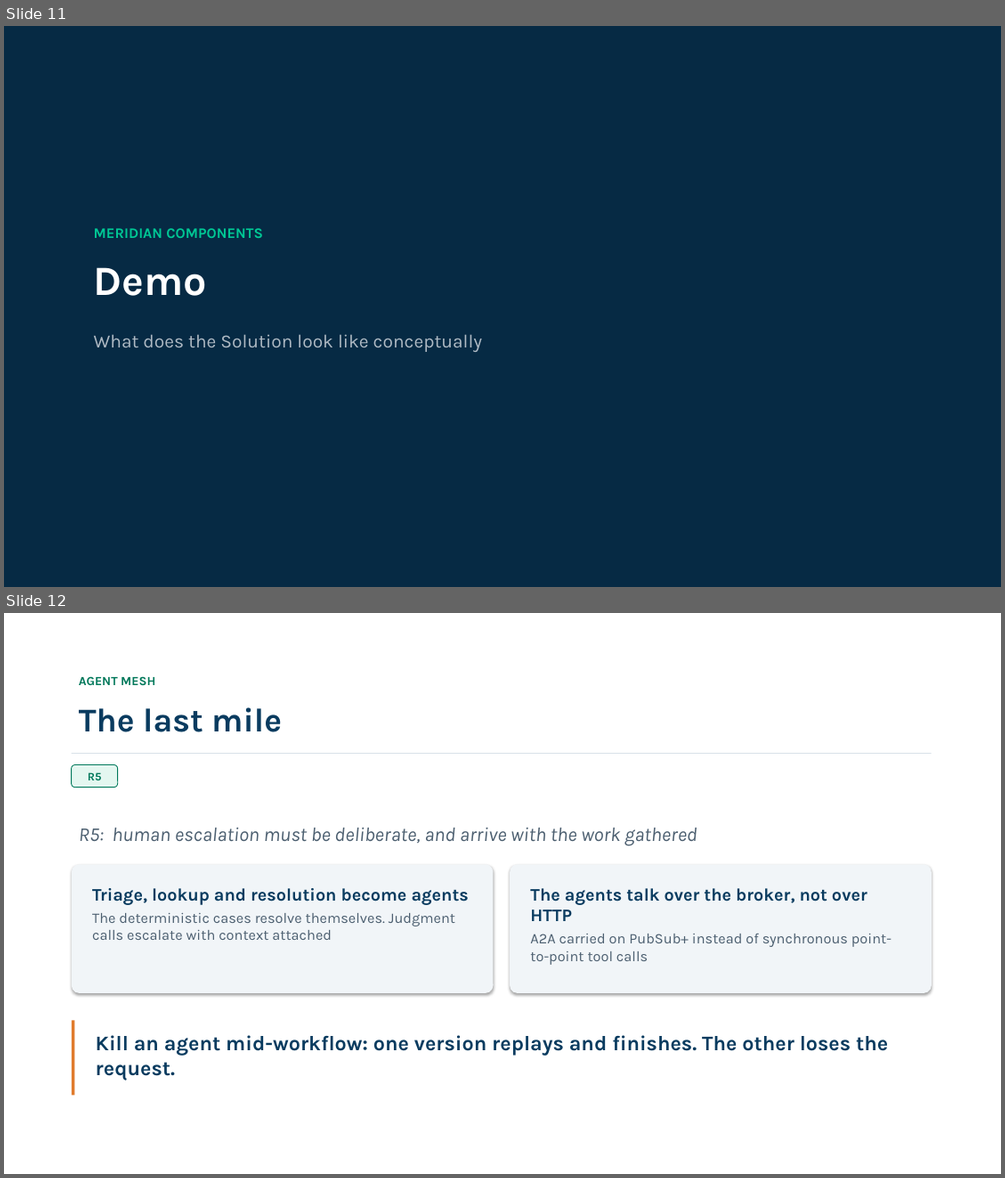
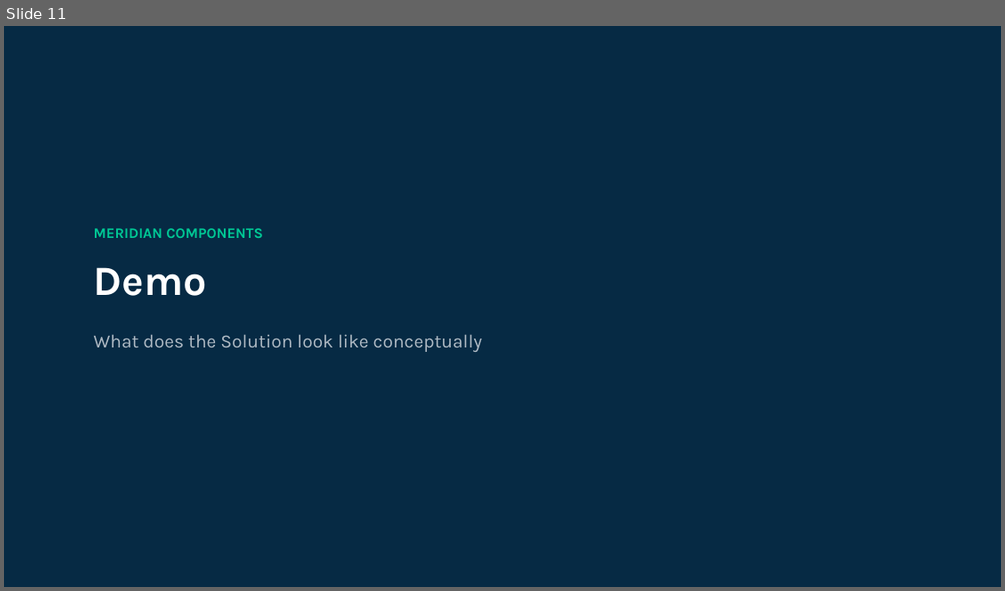
Before and after one commit to aaugust/solace-order-exceptions, a slide deck: presentation/Solace-Demo-Meridian-2026-09-04.pptx. Shown one above the other, each under a label of ours: slides 11 and 12 before the commit, slide 11 after it. The pictures are 1005x1178 and 1005x591 pixels, drawn with LibreOffice and Linux fonts; fonts in the diff are those of the drawing. Boxes give left, top, right and bottom in pixels: in the first picture for what was removed or moved away, otherwise in the second. Text is boxed around its words. In the diff, an @@ line names an element or a change of style, - is before the commit and + after.

```diff
--- a/presentation/Solace-Demo-Meridian-2026-09-04.pptx
+++ b/presentation/Solace-Demo-Meridian-2026-09-04.pptx
@@ slide 12 removed at (4, 613, 1001, 1174), background #FFFFFF @@
@@ text removed at (79, 676, 155, 685) @@
-AGENT MESH
@@ text removed at (79, 707, 282, 732) @@
-The last mile
@@ rectangle removed at (72, 753, 931, 754) @@
@@ rounded rectangle removed at (72, 765, 118, 787) @@
-R5
@@ text removed at (79, 827, 697, 846) @@
-R5: human escalation must be deliberate, and arrive with the work gathered
@@ rounded rectangle removed at (72, 864, 493, 993) @@
@@ rounded rectangle removed at (510, 864, 931, 993) @@
@@ text removed at (92, 888, 469, 940) @@
-Triage, lookup and resolution become agents
-The deterministic cases resolve themselves. Judgment calls escalate with context attached
@@ text removed at (530, 888, 891, 965) @@
-The agents talk over the broker, not over HTTP
-A2A carried on PubSub+ instead of synchronous point-to-point tool calls
@@ rectangle removed at (72, 1020, 74, 1094) @@
@@ text removed at (96, 1035, 888, 1079) @@
-Kill an agent mid-workflow: one version replays and finishes. The other loses the request.
```
Also in this commit, not shown: 2 slides changed, 1 slide added, 5 other files.
